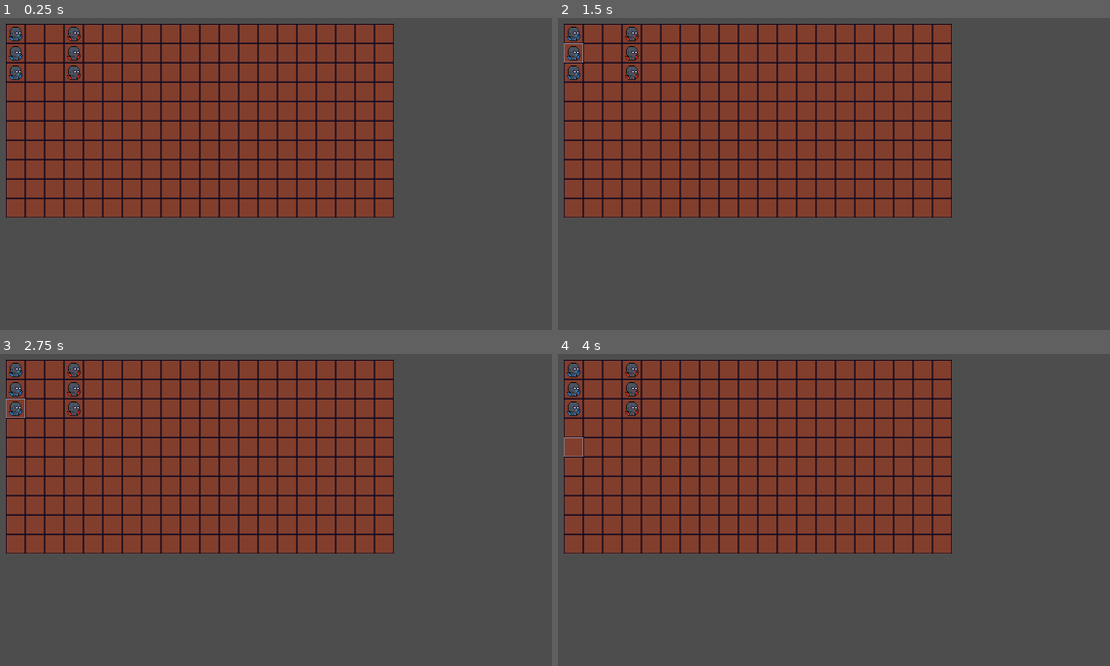
Above: before the commit, frames 1-4 (two rows, left to right).
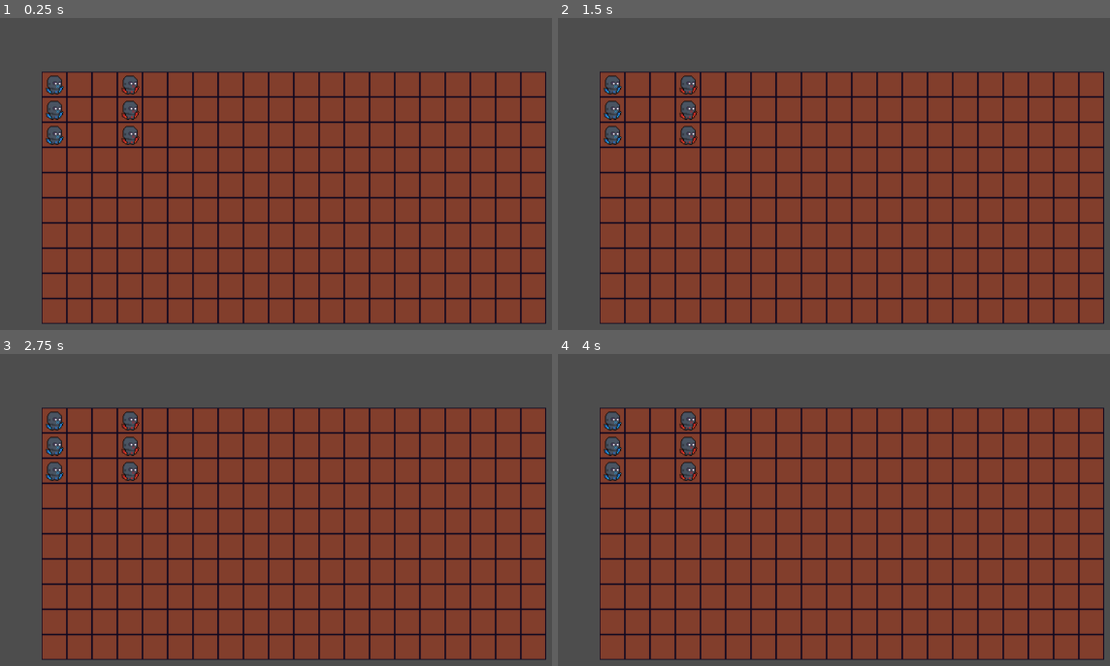
Above: after the commit, the same moments.

Repository: HypotheticalWhale/STRM
Game: Godot game, scene res://Main.tscn
Same seed, same stepped clock (60 frames per second), same inputs: the game is played once before the commit and once after it. The project has no main scene, so this scene is started directly.
Inputs (mouse positions are in pixels of both pictures, inside the frame that each line leads up to):
- Up to frame 1 (0.25 s): no input
- Up to frame 2 (1.5 s): tap Enter at 0.5 s; move the mouse to (574, 33) at 0.52 s; click (574, 33) at 0.67 s; tap Space at 1.25 s; move the mouse to (574, 52) at 1.27 s; click (574, 52) at 1.42 s
- Up to frame 3 (2.75 s): tap Enter at 2 s; move the mouse to (16, 407) at 2.02 s; click (16, 407) at 2.17 s
- Up to frame 4 (4 s): tap Space at 2.75 s; move the mouse to (574, 428) at 2.77 s; click (574, 428) at 2.92 s; tap Enter at 3.5 s; move the mouse to (574, 447) at 3.52 s; click (574, 447) at 3.67 s

The runs differ from the first frame. In frame 1, 68% of the frame differs, in the area x 1-99%, y 1-99%; in frame 2, 68%; in frame 3, 68%; in frame 4, 68%.

Commit message:
initial commit

Diff:
--- a/Main.tscn
+++ b/Main.tscn
@@ -6,4 +6,5 @@
 script = ExtResource("1_5hkoq")
 
 [node name="Camera2D" type="Camera2D" parent="."]
-position = Vector2(576, 323)
+position = Vector2(394, 184)
+zoom = Vector2(1.3, 1.3)
